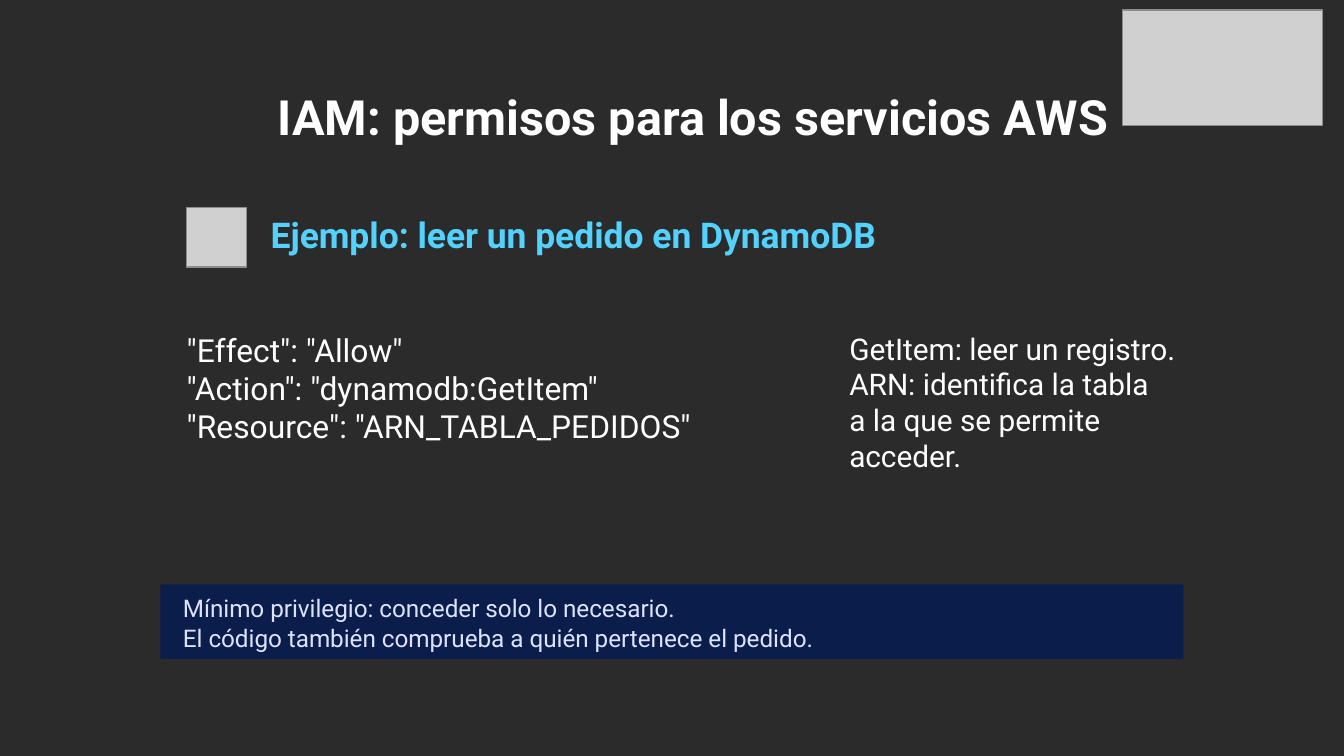
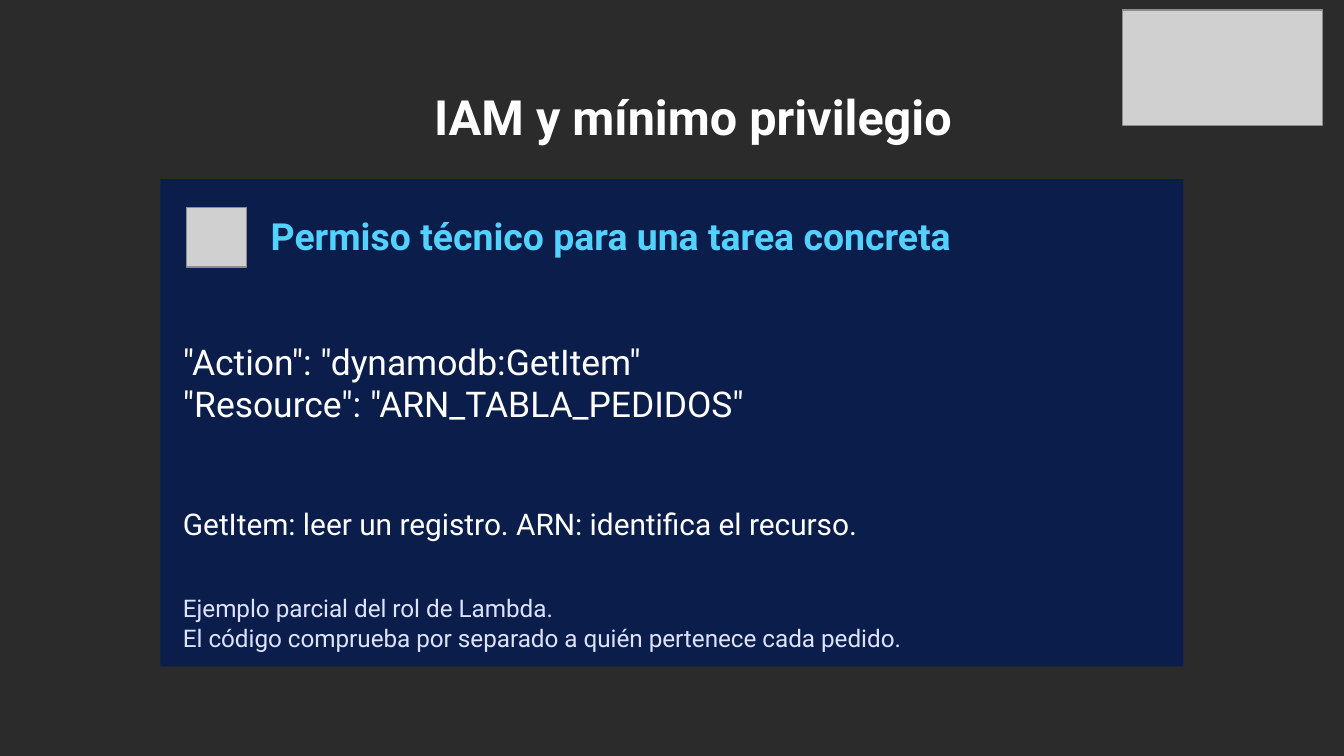
Before and after one commit to dannyfriz/aws-ecommerce-agent-demo, a slide deck: slide 13 of docs/presentaciones/Danny_Friz_SCD_2026_arquitectura_IA.pptx (slide 23 before the commit). Drawn at 1344x756 pixels with LibreOffice and Linux fonts; fonts in the diff are those of the drawing; grey boxes stand for pictures; background and template pictures are left out; a plain dark background stands for a picture behind light text. Boxes give left, top, right and bottom in pixels: in the first picture for what was removed or moved away, otherwise in the second. Text is boxed around its words. In the diff, an @@ line names an element or a change of style, - is before the commit and + after.

```diff
--- a/docs/presentaciones/Danny_Friz_SCD_2026_arquitectura_IA.pptx
+++ b/docs/presentaciones/Danny_Friz_SCD_2026_arquitectura_IA.pptx
@@ text at <box>434,98,951,146</box>: text changed @@
-IAM: permisos para los servicios AWS
+IAM y mínimo privilegio
@@ rectangle: place and size @@
-rectangle at <box>160,585,1183,660</box>
+rectangle at <box>160,179,1183,665</box>
@@ text removed at <box>271,221,876,256</box> @@
-Ejemplo: leer un pedido en DynamoDB
@@ text added at <box>271,222,951,258</box>, 20 pt, text #53D2FF, bold @@
+Permiso técnico para una tarea concreta
@@ text ""Action": "dynamodb:GetItem"": place and size @@
-text ""Action": "dynamodb:GetItem"" at <box>187,338,691,441</box>
+text ""Action": "dynamodb:GetItem"" at <box>183,348,744,420</box>
@@ text ""Action": "dynamodb:GetItem"" at <box>183,348,744,420</box>: size 17 to 19 pt @@
@@ text at <box>187,338,403,363</box>: paragraph removed @@
-"Effect": "Allow"
@@ text removed at <box>849,337,1175,468</box> @@
-GetItem: leer un registro.
-ARN: identifica la tabla
-a la que se permite acceder.
@@ text added at <box>183,512,857,542</box>, 16 pt, text #FFFFFF @@
+GetItem: leer un registro. ARN: identifica el recurso.
@@ text at <box>183,598,901,652</box>: text changed @@
-Mínimo privilegio: conceder solo lo necesario.
-El código también comprueba a quién pertenece el pedido.
+Ejemplo parcial del rol de Lambda.
+El código comprueba por separado a quién pertenece cada pedido.
```
Also in this commit, not shown: 15 other slides changed, 11 slides added, 11 slides removed, 6 other files.
